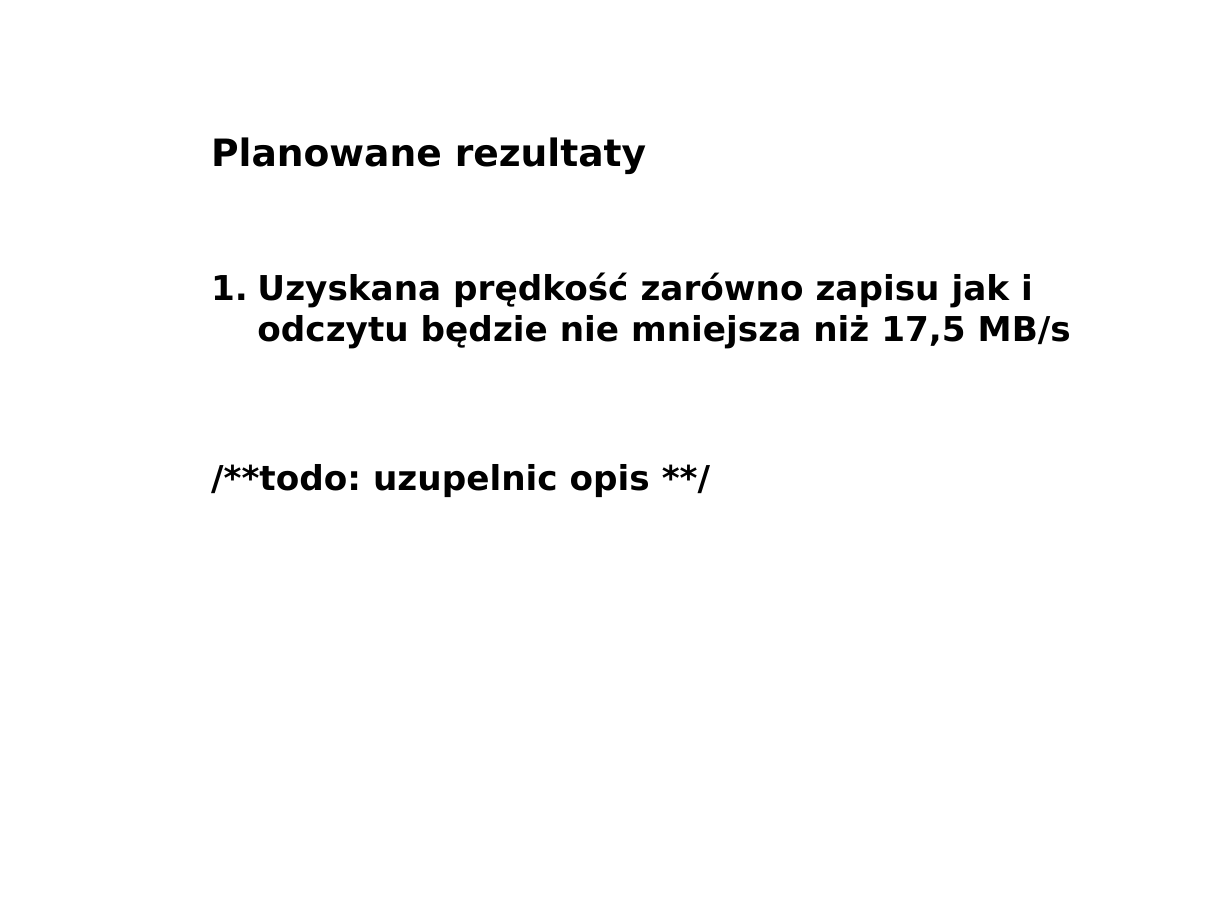
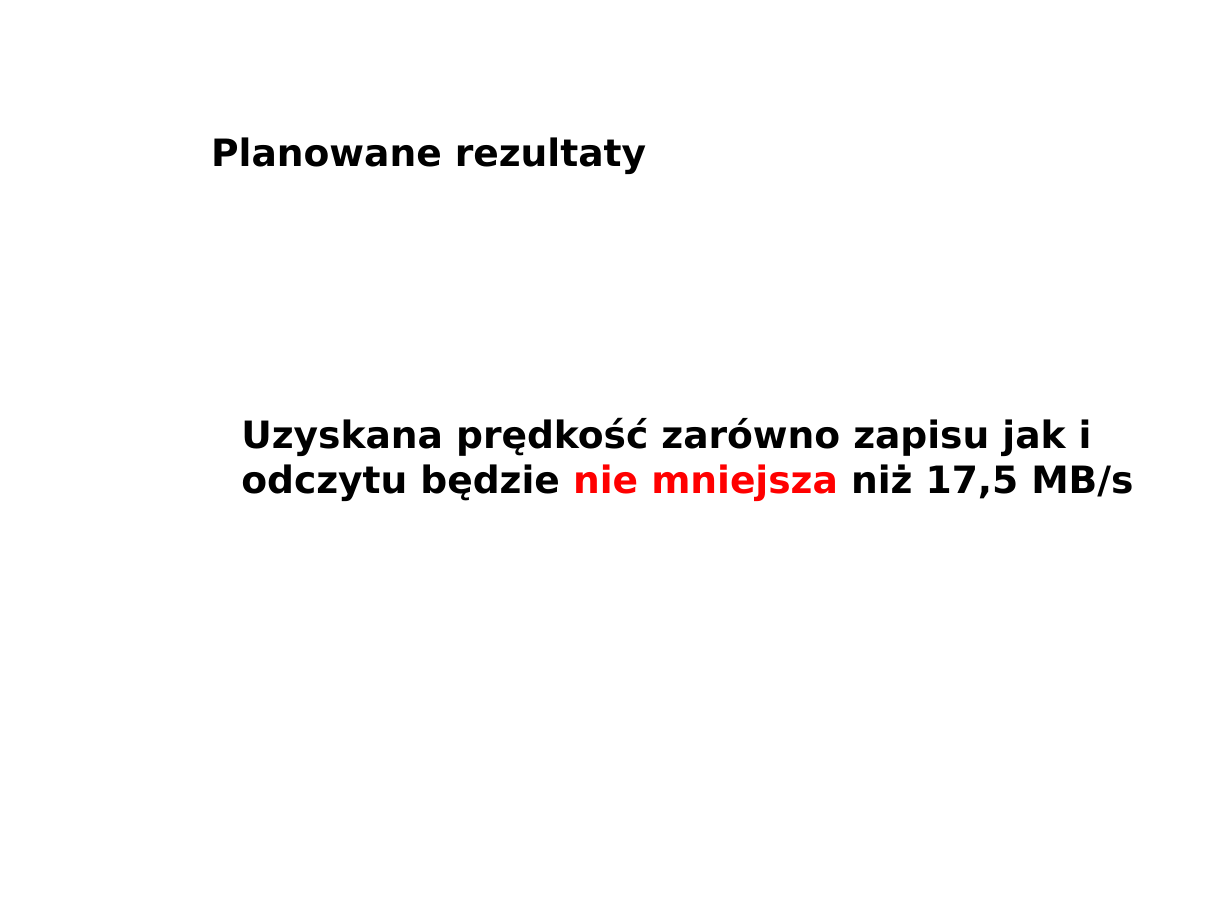
Before and after one commit to lpawlik91/USBSpeedTest, a slide deck: slide 9 of docs/seminaria1.ppt (slide 7 before the commit). Drawn at 1232x924 pixels with LibreOffice and Linux fonts; fonts in the diff are those of the drawing; background and template pictures are left out. Boxes give left, top, right and bottom in pixels: in the first picture for what was removed or moved away, otherwise in the second. Text is boxed around its words. In the diff, an @@ line names an element or a change of style, - is before the commit and + after.

Commit message:
update presentation

```diff
--- a/docs/seminaria1.ppt
+++ b/docs/seminaria1.ppt
@@ text "Uzyskana prędkość zarówno zapisu jak ...": place and size @@
-text "Uzyskana prędkość zarówno zapisu jak ..." at (211, 272, 1071, 497)
+text "Uzyskana prędkość zarówno zapisu jak ..." at (241, 417, 1133, 501)
@@ text "Uzyskana prędkość zarówno zapisu jak ..." at (241, 417, 1133, 501): size 20 to 22 pt; text colour #000000 to #FF0000 in "nie mniejsza"; bullet 1. to none @@
@@ text at (211, 464, 650, 497): paragraph removed @@
-/**todo: uzupelnic opis **/
```
Also in this commit, not shown: 2 other slides changed, 6 slides added, 4 slides removed.
